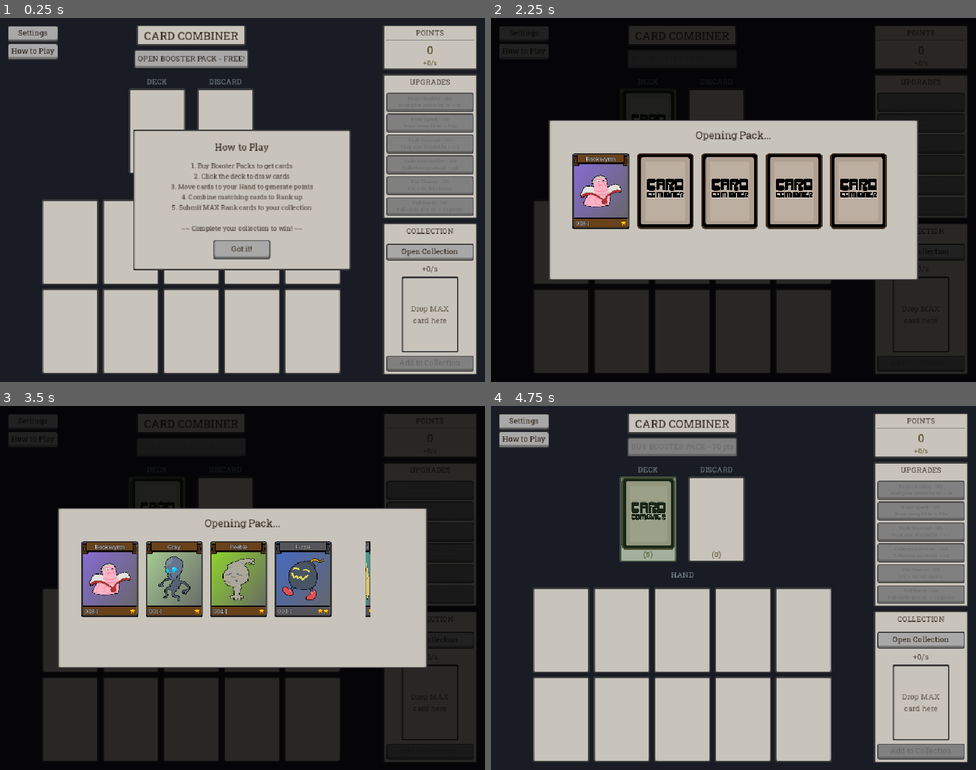
Above: before the commit, frames 1-4 (two rows, left to right).
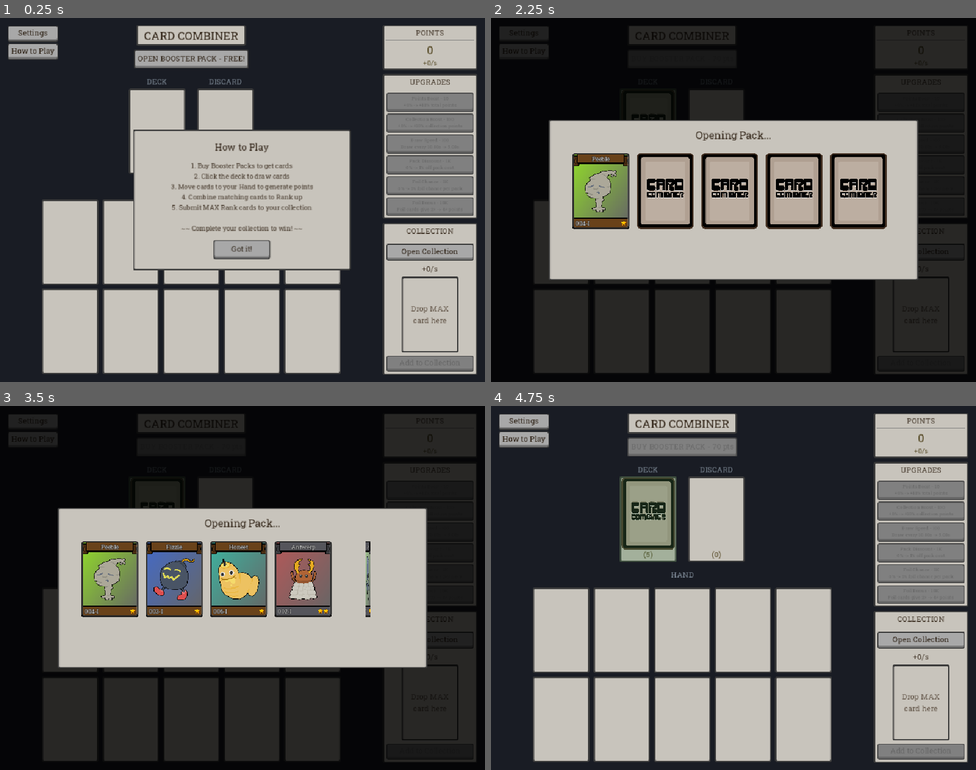
Above: after the commit, the same moments.

Repository: Triysle/card-combiner
Game: Godot game, scene res://scenes/main.tscn
Two runs of this game, one before a commit and one after it. Both use one fixed random seed, a clock stepped at 60 frames per second and the inputs below.
Inputs (mouse positions are in pixels of both pictures, inside the frame that each line leads up to):
- Up to frame 1 (0.25 s): no input
- Up to frame 2 (2.25 s): click "OPEN BOOSTER PACK - FREE!" at 0.5 s; click "Open Collection" at 1.25 s; click "Open Collection" at 2 s
- Up to frame 3 (3.5 s): click "Open Collection" at 2.75 s
- Up to frame 4 (4.75 s): tap Enter at 3.5 s; move the mouse to (840, 569) at 3.52 s; click (840, 569) at 3.67 s; click "Add to Deck" at 4.25 s

The runs differ from the first frame. In frame 2, 1.7% of the frame differs, in the area x 17-29%, y 37-58%; in frame 3, 6.3%, in the area x 17-77%, y 37-58%; in frame 4, less than 0.1%.

Commit message:
0.6.1
Adjust upgrade balance and costs
Added small progress bars to upgrade buttons

Diff:
--- a/scenes/upgrades_panel.tscn
+++ b/scenes/upgrades_panel.tscn
@@ -37,11 +37,17 @@
 layout_mode = 2
 theme_override_constants/separation = 4
 
-[node name="PointsMult" type="Button" parent="VBox/Content"]
+[node name="PointsMod" type="Button" parent="VBox/Content"]
 custom_minimum_size = Vector2(0, 40)
 layout_mode = 2
 theme_override_font_sizes/font_size = 10
-text = "Points Doubler"
+text = "Points Boost"
+
+[node name="CollectionMod" type="Button" parent="VBox/Content"]
+custom_minimum_size = Vector2(0, 40)
+layout_mode = 2
+theme_override_font_sizes/font_size = 10
+text = "Collection Boost"
 
 [node name="DrawSpeed" type="Button" parent="VBox/Content"]
 custom_minimum_size = Vector2(0, 40)
@@ -55,12 +61,6 @@
 theme_override_font_sizes/font_size = 10
 text = "Pack Discount"
 
-[node name="CollectionMult" type="Button" parent="VBox/Content"]
-custom_minimum_size = Vector2(0, 40)
-layout_mode = 2
-theme_override_font_sizes/font_size = 10
-text = "Collection Doubler"
-
 [node name="FoilChance" type="Button" parent="VBox/Content"]
 custom_minimum_size = Vector2(0, 40)
 layout_mode = 2
--- a/scripts/game_state.gd
+++ b/scripts/game_state.gd
@@ -23,7 +23,7 @@
 const BASE_DRAW_COOLDOWN: float = 10.0
 const PACK_SIZE: int = 5
 const SAVE_PATH: String = "user://savegame.cfg"
-const SAVE_VERSION: String = "0.6.0"
+const SAVE_VERSION: String = "0.6.1"
 const STARTING_SPECIES_COUNT: int = 10  # How many species unlocked at game start
 
 # Tick timer
@@ -31,10 +31,10 @@
 
 # ===== ENUMS =====
 enum UpgradeType {
-	POINTS_MULT,
+	POINTS_MOD,
 	DRAW_SPEED,
 	PACK_DISCOUNT,
-	COLLECTION_MULT,
+	COLLECTION_MOD,
 	FOIL_CHANCE,
 	FOIL_BONUS
 }
@@ -46,6 +46,16 @@
 	INVALID_MAX,
 	INVALID_RANK,
 	INVALID_FORM
+}
+
+# ===== UPGRADE CAPS =====
+const UPGRADE_CAPS: Dictionary = {
+	UpgradeType.POINTS_MOD: -1,      # No cap
+	UpgradeType.DRAW_SPEED: 5,       # 5 levels: 10s → 5s → 2.5s → 1.25s → 0.625s → 0.5s
+	UpgradeType.PACK_DISCOUNT: 90,   # 90% max discount
+	UpgradeType.COLLECTION_MOD: -1,  # No cap
+	UpgradeType.FOIL_CHANCE: 90,     # 90% max chance
+	UpgradeType.FOIL_BONUS: 6,       # 6 levels: 2× → 4× → 8× → 16× → 32× → 64× → 100×
 }
 
 # ===== GAME STATE =====
@@ -160,12 +170,11 @@
 	var hand_total = get_hand_points_rate()
 	var collection_total = get_collection_points_rate()
 
-	# Apply points multiplier to combined total
-	var mult_level = upgrade_levels.get(UpgradeType.POINTS_MULT, 0)
-	var total = hand_total + collection_total
-	if mult_level > 0:
-		total *= int(pow(2, mult_level))
-
+	# Apply points modifier (additive: 1.0 + 0.1 per level)
+	var points_level = upgrade_levels.get(UpgradeType.POINTS_MOD, 0)
+	var points_mult = 1.0 + (points_level * 0.1)
+
+	var total = int((hand_total + collection_total) * points_mult)
 	return total
 
 ## Get points per tick from hand cards only (before global multiplier)
@@ -179,14 +188,13 @@
 ## Get points per tick from collection (before global multiplier)
 func get_collection_points_rate() -> int:
 	var submitted_count = get_submitted_form_count()
-	var base_rate = 100 * submitted_count
-
-	# Apply collection multiplier
-	var coll_level = upgrade_levels.get(UpgradeType.COLLECTION_MULT, 0)
-	if coll_level > 0:
-		base_rate *= int(pow(2, coll_level))
-
-	return base_rate
+	var base_rate = 10 * submitted_count
+
+	# Apply collection modifier (additive: 1.0 + 0.1 per level)
+	var coll_level = upgrade_levels.get(UpgradeType.COLLECTION_MOD, 0)
+	var coll_mult = 1.0 + (coll_level * 0.1)
+
+	return int(base_rate * coll_mult)
 
 ## Calculate points for a single card including foil bonus (but not global multiplier)
 func get_card_points_with_foil(card: Dictionary) -> int:
@@ -197,11 +205,17 @@
 
 	# Apply foil bonus if applicable
 	if card.get("is_foil", false):
-		var foil_level = upgrade_levels.get(UpgradeType.FOIL_BONUS, 0)
-		var foil_mult = 2 + foil_level  # 2x, 3x, 4x, 5x
+		var foil_mult = get_foil_multiplier()
 		base_pts *= foil_mult
 
 	return base_pts
+
+## Get current foil multiplier based on upgrade level
+func get_foil_multiplier() -> int:
+	var foil_level = upgrade_levels.get(UpgradeType.FOIL_BONUS, 0)
+	# 2× base, doubles each level, capped at 100×
+	var mult = int(pow(2, foil_level + 1))  # Level 0 = 2, Level 1 = 4, etc.
+	return mini(mult, 100)
 
 # ===== DECK & DRAW =====
 func draw_card() -> void:
@@ -232,8 +246,9 @@
 
 func get_draw_cooldown() -> float:
 	var level = upgrade_levels.get(UpgradeType.DRAW_SPEED, 0)
-	var cooldowns = [10.0, 5.0, 2.5, 1.25, 0.5]
-	return cooldowns[mini(level, cooldowns.size() - 1)]
+	# Halves each level: 10 → 5 → 2.5 → 1.25 → 0.625 → 0.5 (capped)
+	var cooldown = 10.0 / pow(2, level)
+	return maxf(cooldown, 0.5)
 
 # ===== HAND MANAGEMENT =====
 func get_hand_slot(index: int) -> Dictionary:
@@ -319,13 +334,6 @@
 	# Normal merge: +1 rank, inherits foil from parents
 	var new_rank = rank + 1
 	return CardFactory.create_card(mid, form, new_rank, is_foil)
-
-func _roll_foil() -> bool:
-	## Roll for foil chance based on upgrade level (5% per level, max 25%)
-	## Used only for pack generation
-	var foil_level = upgrade_levels.get(UpgradeType.FOIL_CHANCE, 0)
-	var foil_chance = foil_level * 0.05
-	return randf() < foil_chance
 
 func get_merge_failure_reason(result: MergeResult) -> String:
 	match result:
@@ -344,17 +352,16 @@
 
 # ===== BOOSTER PACKS =====
 func get_pack_cost() -> int:
-	# Cost = total card value * 10 (0 cards = free)
+	# Cost = total card value * 10
 	var card_value = _get_total_card_value()
-
-	# Apply discount from upgrades
+	var base_cost = card_value * 10
+
+	# Apply discount (additive percentage reduction)
 	var discount_level = upgrade_levels.get(UpgradeType.PACK_DISCOUNT, 0)
-	var cost = card_value * 10
-	for i in range(discount_level):
-		cost = cost / 2.0
-	cost = int(cost)
-
-	return cost
+	var discount_percent = mini(discount_level, 90)  # Cap at 90%
+	var final_cost = base_cost * (100 - discount_percent) / 100
+
+	return int(final_cost)
 
 func _get_total_card_value() -> int:
 	var total = 0
@@ -403,6 +410,13 @@
 	if available.is_empty():
 		return pack
 
+	# Roll for ONE foil in the pack (random slot if successful)
+	var foil_chance_level = upgrade_levels.get(UpgradeType.FOIL_CHANCE, 0)
+	var foil_chance = mini(foil_chance_level, 90) / 100.0  # Cap at 90%
+	var foil_slot = -1
+	if randf() < foil_chance:
+		foil_slot = randi() % PACK_SIZE  # Random slot 0-4
+
 	for i in range(PACK_SIZE):
 		var choice = available[randi() % available.size()]
 		var rank: int
@@ -414,7 +428,7 @@
 			rank = _roll_pack_rank()
 
 		rank = clampi(rank, 1, MAX_NORMAL_RANK)
-		var is_foil = _roll_foil()
+		var is_foil = (i == foil_slot)
 		pack.append(CardFactory.create_card(choice.mid, choice.form, rank, is_foil))
 
 	return pack
@@ -589,19 +603,35 @@
 
 func get_upgrade_cost(type: UpgradeType) -> int:
 	var level = get_upgrade_level(type)
-
-	# Draw Speed caps at level 4
-	if type == UpgradeType.DRAW_SPEED and level >= 4:
+	var cap = UPGRADE_CAPS.get(type, -1)
+
+	# Check if maxed
+	if cap >= 0 and level >= cap:
 		return -1
-	# Foil Chance caps at level 5
-	if type == UpgradeType.FOIL_CHANCE and level >= 5:
-		return -1
-	# Foil Bonus caps at level 4
-	if type == UpgradeType.FOIL_BONUS and level >= 4:
-		return -1
-
-	# All upgrades: 100 base × 10 per level
-	return int(100 * pow(10, level))
+
+	# Cost formulas based on upgrade type
+	match type:
+		UpgradeType.POINTS_MOD:
+			# Minor scaling: 10 + 50 * level (linear, starts at 10)
+			return 10 + 50 * level
+
+		UpgradeType.COLLECTION_MOD:
+			# Minor scaling: 100 + 50 * level (linear, starts at 100)
+			return 100 + 50 * level
+
+		UpgradeType.PACK_DISCOUNT, UpgradeType.FOIL_CHANCE:
+			# Average scaling: 1000 * (level+1)² (quadratic, starts at 1000)
+			return 1000 * (level + 1) * (level + 1)
+
+		UpgradeType.DRAW_SPEED:
+			# Major scaling: 100 * 10^level (exponential, starts at 100)
+			return int(100 * pow(10, level))
+
+		UpgradeType.FOIL_BONUS:
+			# Major scaling: 1000 * 10^(level+1) (exponential, starts at 10,000)
+			return int(1000 * pow(10, level + 1))
+
+	return -1
 
 func can_buy_upgrade(type: UpgradeType) -> bool:
 	var cost = get_upgrade_cost(type)
@@ -619,46 +649,62 @@
 
 func get_upgrade_name(type: UpgradeType) -> String:
 	match type:
-		UpgradeType.POINTS_MULT: return "Points x2"
+		UpgradeType.POINTS_MOD: return "Points Boost"
 		UpgradeType.DRAW_SPEED: return "Draw Speed"
 		UpgradeType.PACK_DISCOUNT: return "Pack Discount"
-		UpgradeType.COLLECTION_MULT: return "Collection x2"
+		UpgradeType.COLLECTION_MOD: return "Collection Boost"
 		UpgradeType.FOIL_CHANCE: return "Foil Chance"
 		UpgradeType.FOIL_BONUS: return "Foil Bonus"
 	return "Unknown"
 
 func get_upgrade_description(type: UpgradeType) -> String:
 	var level = get_upgrade_level(type)
+	var cap = UPGRADE_CAPS.get(type, -1)
+	var is_maxed = cap >= 0 and level >= cap
+
 	match type:
-		UpgradeType.POINTS_MULT:
-			var mult = int(pow(2, level))
-			var next_mult = int(pow(2, level + 1))
-			return "%dx -> %dx" % [mult, next_mult]
+		UpgradeType.POINTS_MOD:
+			var current = 100 + level * 10
+			var next = current + 10
+			if is_maxed:
+				return "+%d%% points" % (current - 100)
+			return "+%d%% -> +%d%% points" % [current - 100, next - 100]
+
 		UpgradeType.DRAW_SPEED:
-			var speeds = [10.0, 5.0, 2.5, 1.25, 0.5]
-			var current = speeds[mini(level, 4)]
-			if level >= 4:
-				return "%.1fs (MAX)" % current
-			var next = speeds[mini(level + 1, 4)]
-			return "%.1fs -> %.1fs" % [current, next]
+			var current = maxf(10.0 / pow(2, level), 0.5)
+			if is_maxed:
+				return "%.2fs (MAX)" % current
+			var next = maxf(10.0 / pow(2, level + 1), 0.5)
+			return "%.2fs -> %.2fs" % [current, next]
+
 		UpgradeType.PACK_DISCOUNT:
-			var discount = int(pow(2, level))
-			var next = int(pow(2, level + 1))
-			return "1/%d -> 1/%d cost" % [discount, next]
-		UpgradeType.COLLECTION_MULT:
-			var mult = int(pow(2, level))
-			var next_mult = int(pow(2, level + 1))
-			return "%dx -> %dx" % [mult, next_mult]
+			var current = mini(level, 90)
+			if is_maxed:
+				return "%d%% off (MAX)" % current
+			var next = mini(level + 1, 90)
+			return "%d%% -> %d%% off" % [current, next]
+
+		UpgradeType.COLLECTION_MOD:
+			var current = 100 + level * 10
+			var next = current + 10
+			if is_maxed:
+				return "+%d%% collection" % (current - 100)
+			return "+%d%% -> +%d%% collection" % [current - 100, next - 100]
+
 		UpgradeType.FOIL_CHANCE:
-			var chance = level * 5
-			if level >= 5:
-				return "%d%% (MAX)" % chance
-			return "%d%% -> %d%%" % [chance, chance + 5]
+			var current = mini(level, 90)
+			if is_maxed:
+				return "%d%% chance (MAX)" % current
+			var next = mini(level + 1, 90)
+			return "%d%% -> %d%% chance" % [current, next]
+
 		UpgradeType.FOIL_BONUS:
-			var mult = 2 + level
-			if level >= 4:
-				return "%dx (MAX)" % mult
-			return "%dx -> %dx" % [mult, mult + 1]
+			var current = mini(int(pow(2, level + 1)), 100)
+			if is_maxed:
+				return "%d× bonus (MAX)" % current
+			var next = mini(int(pow(2, level + 2)), 100)
+			return "%d× -> %d× bonus" % [current, next]
+
 	return ""
 
 # ===== SAVE/LOAD =====
@@ -711,10 +757,11 @@
 	return true
 
 func _is_save_compatible(version) -> bool:
-	# Accept string version "0.6.0" format
+	# Accept current version
 	if version is String:
-		return version == SAVE_VERSION
-	# Reject old integer versions (incompatible format)
+		# Accept 0.6.x and 0.7.x saves
+		if version.begins_with("0.6.") or version.begins_with("0.7."):
+			return true
 	return false
 
 func reset_game() -> void:
--- a/scripts/upgrades_panel.gd
+++ b/scripts/upgrades_panel.gd
@@ -7,31 +7,35 @@
 
 # Upgrade button references
 var upgrade_buttons: Dictionary = {}
+var progress_bars: Dictionary = {}  # Track progress bars per upgrade
 
 # Upgrade type to node name mapping
 const UPGRADE_NODES: Dictionary = {
-	GameState.UpgradeType.POINTS_MULT: "PointsMult",
+	GameState.UpgradeType.POINTS_MOD: "PointsMod",
 	GameState.UpgradeType.DRAW_SPEED: "DrawSpeed",
 	GameState.UpgradeType.PACK_DISCOUNT: "PackDiscount",
-	GameState.UpgradeType.COLLECTION_MULT: "CollectionMult",
+	GameState.UpgradeType.COLLECTION_MOD: "CollectionMod",
 	GameState.UpgradeType.FOIL_CHANCE: "FoilChance",
 	GameState.UpgradeType.FOIL_BONUS: "FoilBonus"
 }
 
 const UPGRADE_NAMES: Dictionary = {
-	GameState.UpgradeType.POINTS_MULT: "Points Doubler",
+	GameState.UpgradeType.POINTS_MOD: "Points Boost",
 	GameState.UpgradeType.DRAW_SPEED: "Draw Speed",
 	GameState.UpgradeType.PACK_DISCOUNT: "Pack Discount",
-	GameState.UpgradeType.COLLECTION_MULT: "Collection Doubler",
+	GameState.UpgradeType.COLLECTION_MOD: "Collection Boost",
 	GameState.UpgradeType.FOIL_CHANCE: "Foil Chance",
 	GameState.UpgradeType.FOIL_BONUS: "Foil Bonus"
 }
+
+const PROGRESS_BAR_HEIGHT: int = 3
+const PROGRESS_BAR_CORNER_RADIUS: int = 4
 
 func _ready() -> void:
 	GameState.points_changed.connect(_update_all)
 	GameState.hand_changed.connect(_update_all)
 
-	# Get references to buttons
+	# Get references to buttons and create progress bars
 	for upgrade_type in UPGRADE_NODES:
 		var node_name = UPGRADE_NODES[upgrade_type]
 		var button = content.get_node_or_null(node_name)
@@ -39,7 +43,44 @@
 			upgrade_buttons[upgrade_type] = button
 			button.pressed.connect(_on_upgrade_pressed.bind(upgrade_type))
 
+			# Create progress bar for this button
+			var progress_bar = _create_progress_bar(button)
+			progress_bars[upgrade_type] = progress_bar
+
 	_update_all()
+
+func _create_progress_bar(button: Button) -> ProgressBar:
+	var bar = ProgressBar.new()
+	bar.name = "CostProgress"
+	bar.show_percentage = false
+	bar.min_value = 0.0
+	bar.max_value = 1.0
+	bar.value = 0.0
+
+	# Position at bottom of button
+	bar.set_anchors_preset(Control.PRESET_BOTTOM_WIDE)
+	bar.offset_top = -PROGRESS_BAR_HEIGHT - 3  # Account for button's bottom padding
+	bar.offset_bottom = -3
+	bar.offset_left = 3
+	bar.offset_right = -3
+
+	# Style: transparent background, white fill with rounded bottom corners
+	var bg_style = StyleBoxFlat.new()
+	bg_style.bg_color = Color.TRANSPARENT
+	bar.add_theme_stylebox_override("background", bg_style)
+
+	var fill_style = StyleBoxFlat.new()
+	fill_style.bg_color = Color(1, 1, 1, 0.5)  # Semi-transparent white
+	fill_style.corner_radius_bottom_left = PROGRESS_BAR_CORNER_RADIUS
+	fill_style.corner_radius_bottom_right = PROGRESS_BAR_CORNER_RADIUS
+	fill_style.corner_radius_top_left = 0
+	fill_style.corner_radius_top_right = 0
+	bar.add_theme_stylebox_override("fill", fill_style)
+
+	bar.mouse_filter = Control.MOUSE_FILTER_IGNORE
+
+	button.add_child(bar)
+	return bar
 
 func _update_all(_value: int = 0) -> void:
 	for upgrade_type in upgrade_buttons:
@@ -47,6 +88,7 @@
 
 func _update_button(upgrade_type: GameState.UpgradeType) -> void:
 	var button: Button = upgrade_buttons.get(upgrade_type)
+	var bar: ProgressBar = progress_bars.get(upgrade_type)
 	if not button:
 		return
 
@@ -70,56 +112,66 @@
 		# Use pressed style for maxed buttons (pushed-in look)
 		var pressed_style = button.get_theme_stylebox("pressed")
 		button.add_theme_stylebox_override("disabled", pressed_style)
+
+		# Hide progress bar when maxed
+		if bar:
+			bar.visible = false
 	else:
 		button.text = "%s - %s\n%s" % [upgrade_name, _format_number(cost), desc]
 		var can_afford = GameState.can_buy_upgrade(upgrade_type)
 		button.disabled = not can_afford
 		button.focus_mode = Control.FOCUS_NONE if not can_afford else Control.FOCUS_ALL
 
+		# Update progress bar
+		if bar:
+			bar.visible = not can_afford
+			if not can_afford:
+				var progress = clampf(float(GameState.points) / float(cost), 0.0, 1.0)
+				bar.value = progress
+
 func _get_description(upgrade_type: GameState.UpgradeType, level: int, maxed: bool) -> String:
 	match upgrade_type:
-		GameState.UpgradeType.POINTS_MULT:
-			var current = int(pow(2, level))
-			var next = int(pow(2, level + 1))
+		GameState.UpgradeType.POINTS_MOD:
+			var current_bonus = level * 10
+			var next_bonus = (level + 1) * 10
 			if maxed:
-				return "Multiplies points by %dx" % current
-			return "Multiplies points by %dx -> %dx" % [current, next]
+				return "+%d%% total points" % current_bonus
+			return "+%d%% -> +%d%% total points" % [current_bonus, next_bonus]
 
 		GameState.UpgradeType.DRAW_SPEED:
-			var speeds = [10.0, 5.0, 2.5, 1.25, 0.5]
-			var current = speeds[mini(level, 4)]
+			var current = maxf(10.0 / pow(2, level), 0.5)
 			if maxed:
-				return "Draw every %.1fs" % current
-			var next = speeds[mini(level + 1, 4)]
-			return "Draw every %.1fs -> %.1fs" % [current, next]
+				return "Draw every %.2fs" % current
+			var next = maxf(10.0 / pow(2, level + 1), 0.5)
+			return "Draw every %.2fs -> %.2fs" % [current, next]
 
 		GameState.UpgradeType.PACK_DISCOUNT:
-			var current = int(pow(2, level))
-			var next = int(pow(2, level + 1))
+			var current = mini(level, 90)
 			if maxed:
-				return "Pack cost divided by %d" % current
-			return "Pack cost divided by %d -> %d" % [current, next]
+				return "%d%% off pack cost" % current
+			var next = mini(level + 1, 90)
+			return "%d%% -> %d%% off pack cost" % [current, next]
 
-		GameState.UpgradeType.COLLECTION_MULT:
-			var current = int(pow(2, level))
-			var next = int(pow(2, level + 1))
+		GameState.UpgradeType.COLLECTION_MOD:
+			var current_bonus = level * 10
+			var next_bonus = (level + 1) * 10
 			if maxed:
-				return "Collection points x%d" % current
-			return "Collection points x%d -> x%d" % [current, next]
+				return "+%d%% collection points" % current_bonus
+			return "+%d%% -> +%d%% collection points" % [current_bonus, next_bonus]
 
 		GameState.UpgradeType.FOIL_CHANCE:
-			var current = level * 5
-			var next = (level + 1) * 5
+			var current = mini(level, 90)
 			if maxed:
-				return "%d%% chance for foil cards" % current
-			return "%d%% -> %d%% foil chance" % [current, next]
+				return "%d%% foil chance per pack" % current
+			var next = mini(level + 1, 90)
+			return "%d%% -> %d%% foil chance per pack" % [current, next]
 
 		GameState.UpgradeType.FOIL_BONUS:
-			var current = 2 + level
-			var next = current + 1
+			var current = mini(int(pow(2, level + 1)), 100)
 			if maxed:
-				return "Foil cards give %dx points" % current
-			return "Foil cards give %dx -> %dx points" % [current, next]
+				return "Foil cards give %d× points" % current
+			var next = mini(int(pow(2, level + 2)), 100)
+			return "Foil cards give %d× -> %d× points" % [current, next]
 
 	return ""
 
Binary file changed: index.icon.png
Not shown, added: CC-GDD-0.6.1.md
Not shown, changed: index.html
Not shown, changed: index.pck
